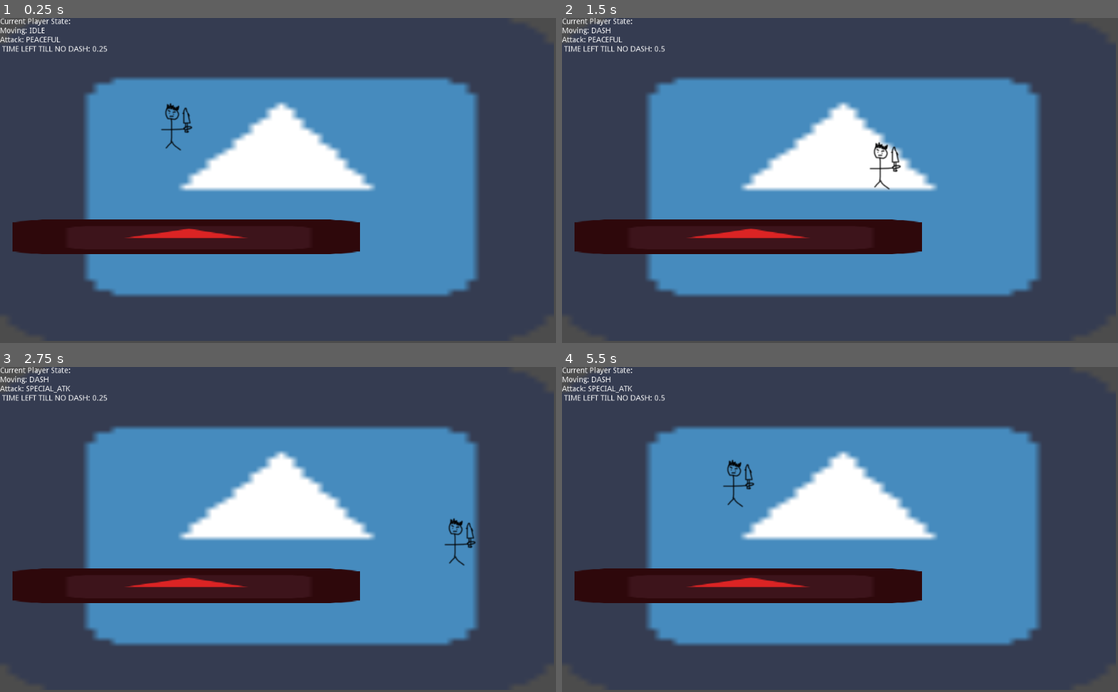
Above: before the commit, frames 1-4 (two rows, left to right).
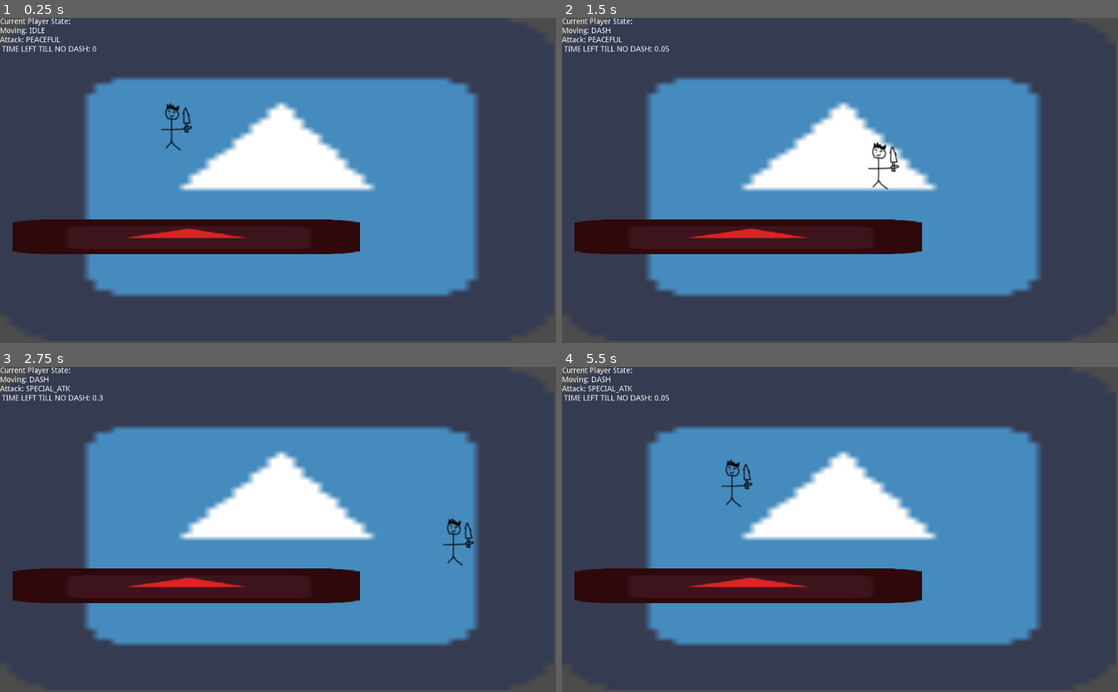
Above: after the commit, the same moments.

Repository: ValorZard/StickFantasy
Game: Godot game, scene res://Scenes/Demo.tscn
The game is run twice, just before and just after one commit, with the same random seed, the same clock (stepped at 60 frames per second) and the same inputs. The engine's default icon, where the game draws it, is replaced by a stand-in: a white triangle on a blue panel in a dark square.
Inputs:
- Up to frame 1 (0.25 s): no input
- Up to frame 2 (1.5 s): tap Enter at 0.5 s; hold Right (ui_right) 0.53-1.28 s; hold X (light_attack) 0.53-1.28 s; tap Ctrl (shield) at 0.8, 1.35 s; hold Down (ui_down) from 1.28 s (still down)
- Up to frame 3 (2.75 s): tap Z (special_attack) at 1.55 s; tap Space at 2 s; release Down (ui_down) at 2.03 s; hold Right (ui_right) from 2.03 s (still down); hold Z (special_attack) from 2.03 s (still down); tap C (strong_attack) at 2.3 s
- Up to frame 4 (5.5 s): release Right (ui_right) at 2.78 s; release Z (special_attack) at 2.78 s; hold Up (ui_up) 2.78-3.53 s; tap C (strong_attack) at 2.85, 5.3 s; tap X (light_attack) at 3.05 s; hold X (light_attack) 3.53-4.28 s; hold Left (ui_left) 3.53-5.03 s; tap Ctrl (shield) at 3.8, 4.35 s; tap Z (special_attack) at 4.55 s; hold Down (ui_down) from 5.03 s (still down); hold Z (special_attack) from 5.03 s (still down)

The runs differ from the first frame. In frame 1, less than 0.1% of the frame differs, in the area x 17-20%, y 8-11%; in frame 2, 0.3%, in the area x 17-61%, y 8-53%; in frame 3, 0.3%; in frame 4, 0.3%.

Commit message:
Made the has_pressed into since_pressed
these variables now serve double duty as both indicates of if the buttons were pressed and since when the buttons were pressed

Diff:
--- a/Scripts/Player.gd
+++ b/Scripts/Player.gd
@@ -19,10 +19,10 @@
 var current_attack_state # What attack are you in right now
 
 ### input booleans (for attack)
-var has_pressed_light_attack:bool
-var has_pressed_strong_attack:bool
-var has_pressed_special_attack:bool
-var has_pressed_shield:bool
+var since_pressed_light_attack:int
+var since_pressed_strong_attack:int
+var since_pressed_special_attack:int
+var since_pressed_shield:int
 
 #var has_pressed_shield:bool
 
@@ -38,10 +38,14 @@
 
 	#dash_dead_zone = 2 #second
 	dash_timer = get_node("DashTimer")
-	dash_timer.start()
+	#dash_timer.start()
 
 	dash_multiplier = 2
 
+	since_pressed_light_attack = 0
+	since_pressed_strong_attack = 0
+	since_pressed_special_attack = 0
+	since_pressed_shield = 0
 	#is_new = true
 	pass # Replace with function body.
 
@@ -59,25 +63,23 @@
 
 	input_vector = Vector2(horizontal_input, vertical_input).normalized()
 
+	# Initilization
+	since_pressed_light_attack += 1
+	since_pressed_strong_attack += 1
+	since_pressed_special_attack += 1
+	since_pressed_shield += 1
+	#if pressed
 	if(Input.get_action_strength("light_attack") != 0):
-		has_pressed_light_attack = true
-	else:
-		has_pressed_light_attack = false
+		since_pressed_light_attack = 0
 
 	if(Input.get_action_strength("strong_attack") != 0):
-		has_pressed_strong_attack = true
-	else:
-		has_pressed_strong_attack = false
+		since_pressed_strong_attack = 0
 
 	if(Input.get_action_strength("special_attack") != 0):
-		has_pressed_special_attack = true
-	else:
-		has_pressed_special_attack = false
+		since_pressed_special_attack = 0
 
 	if(Input.get_action_strength("shield") != 0):
-		has_pressed_shield = true
-	else:
-		has_pressed_shield = false
+		since_pressed_shield = 0
 
 	pass
 
@@ -86,25 +88,27 @@
 	#handls the state machine of the player.
 	if(input_vector == Vector2.ZERO):
 		current_movement_state = MOVE_STATES.IDLE
+		dash_timer.stop()
 	else:
 		### dash checker code, may split off into own function
 		if(dash_timer.time_left != 0):
 			current_movement_state = MOVE_STATES.DASH
 		else:
 			current_movement_state = MOVE_STATES.WALK
+			dash_timer.start()
 
 		#if(dash_timer.is_stopped()):
 		#	dash_timer.start()
 		#time_since_last_movement_input = 0
 		pass
 
-	if(has_pressed_light_attack):
+	if(since_pressed_light_attack == 0):
 		current_attack_state = ATTACK_STATES.ATTACK
-	elif(has_pressed_strong_attack):
+	elif(since_pressed_strong_attack == 0):
 		current_attack_state = ATTACK_STATES.STRONG_ATK
-	elif(has_pressed_special_attack):
+	elif(since_pressed_special_attack == 0):
 		current_attack_state = ATTACK_STATES.SPECIAL_ATK
-	elif(has_pressed_shield):
+	elif(since_pressed_shield == 0):
 		current_attack_state = ATTACK_STATES.SHIELD
 	else:
 		current_attack_state = ATTACK_STATES.PEACEFUL
